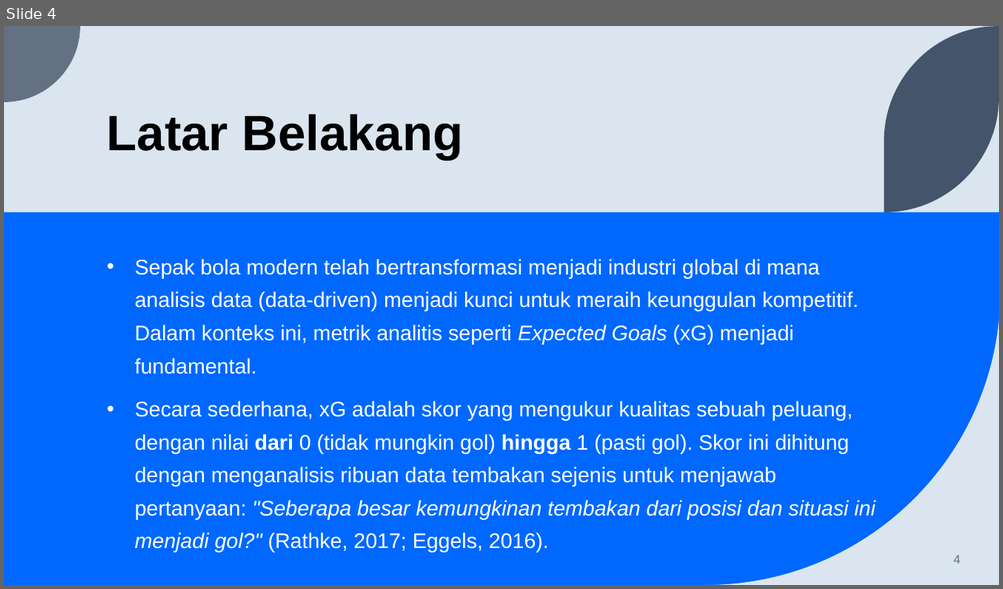
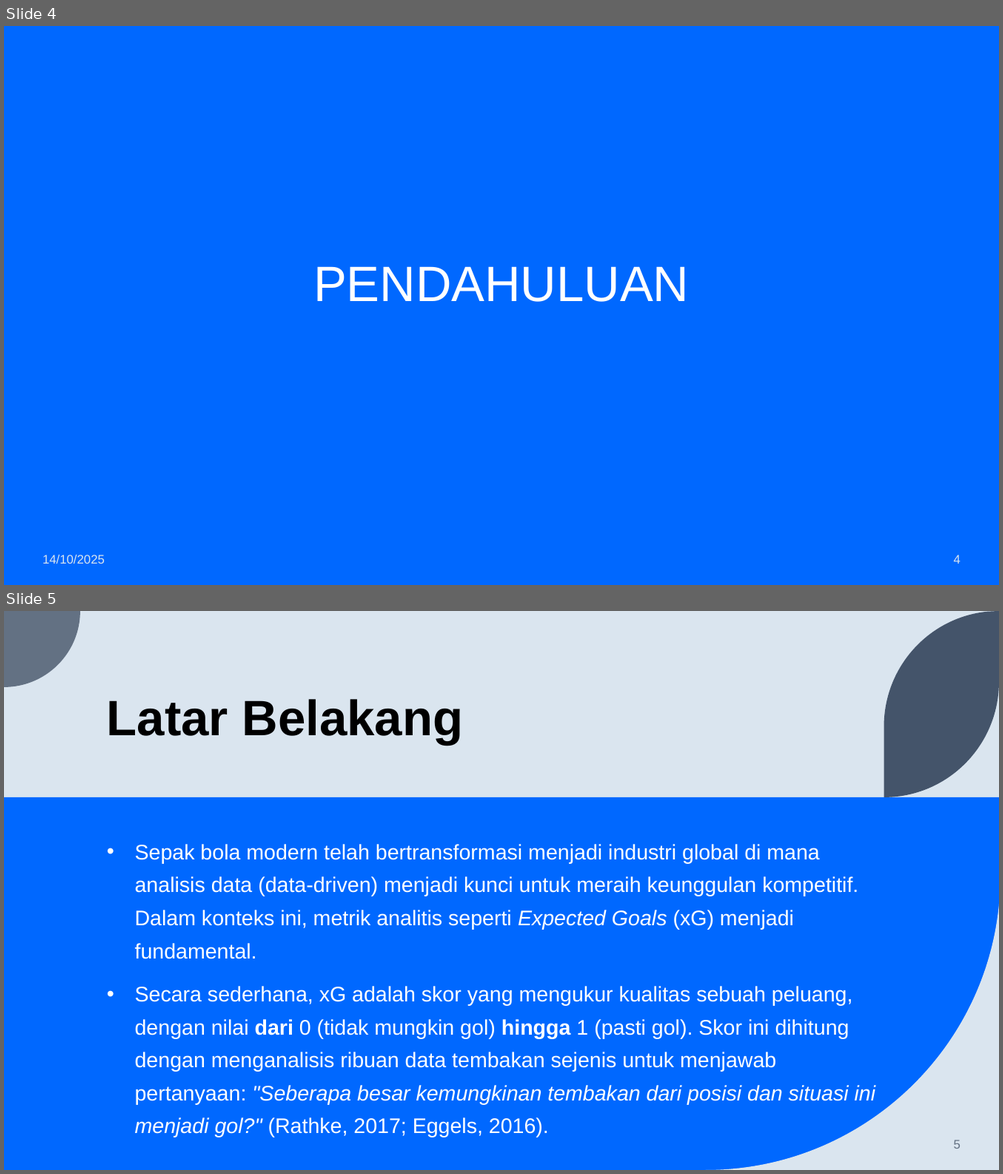
Before and after one commit to fadhilra101/skripsi, a slide deck: ppt/PPT SEMHAS.pptx. Shown one above the other, each under a label of ours: slide 4 before the commit, slides 4 and 5 after it. The pictures are 1003x589 and 1003x1174 pixels, drawn with LibreOffice and Linux fonts; fonts in the diff are those of the drawing. Boxes give left, top, right and bottom in pixels: in the first picture for what was removed or moved away, otherwise in the second. Text is boxed around its words. In the diff, an @@ line names an element or a change of style, - is before the commit and + after.

```diff
--- a/ppt/PPT SEMHAS.pptx
+++ b/ppt/PPT SEMHAS.pptx
@@ slide 4 added at (x1=4, y1=26, x2=999, y2=585), background #0068FF @@
@@ title added at (x1=313, y1=266, x2=688, y2=302), 48 pt, text #FFFFFF @@
+PENDAHULUAN
@@ text added at (x1=42, y1=555, x2=105, y2=564), 12 pt, text #DAE5EF @@
+14/10/2025
@@ page number added at (x1=953, y1=555, x2=960, y2=564), 12 pt, text #DAE5EF @@
+4
@@ what was slide 4 is now slide 5 @@
@@ page number at (x1=953, y1=1140, x2=960, y2=1149): text changed @@
-4
+5
```
Also in this commit, not shown: 18 slides changed, 2 other slides added, 1 slide removed, 10 other files.
